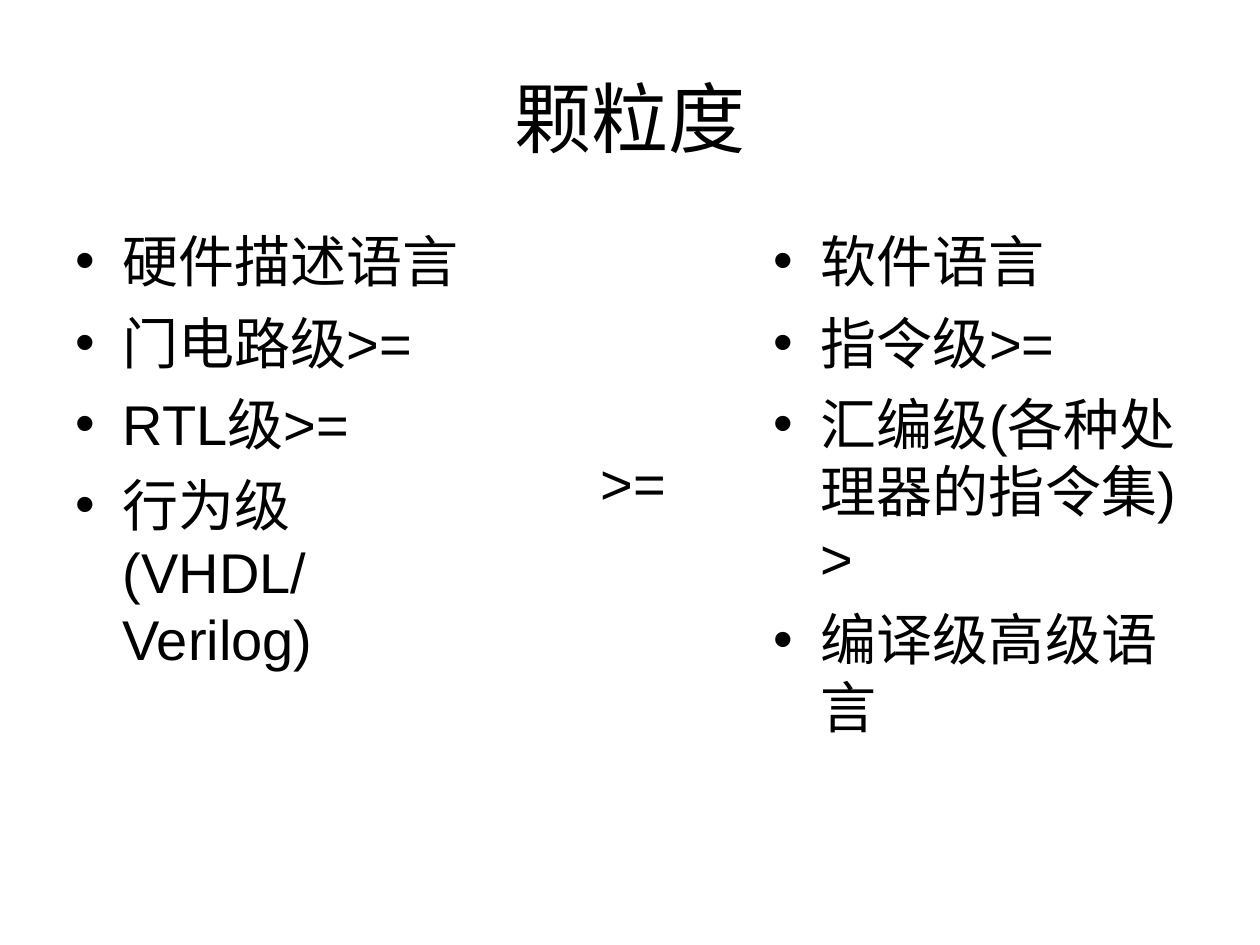
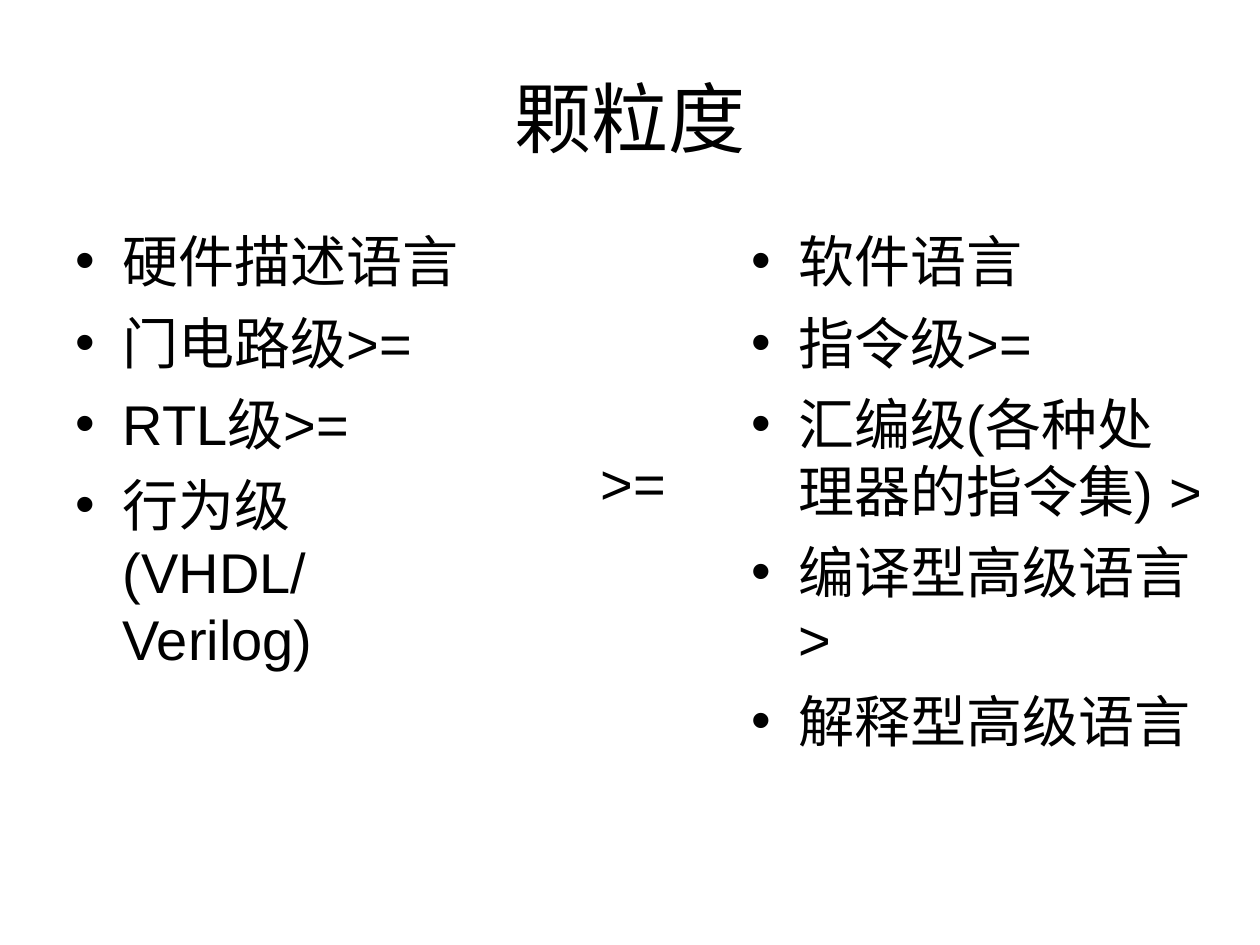
Before and after one commit to KuzuryuYaichi/Speach, a slide deck: slide 4 of 讲课/jk.ppt (slide 6 before the commit). Drawn at 1260x945 pixels with LibreOffice and Linux fonts; fonts in the diff are those of the drawing. Boxes give left, top, right and bottom in pixels: in the first picture for what was removed or moved away, otherwise in the second. Text is boxed around its words. In the diff, an @@ line names an element or a change of style, - is before the commit and + after.

```diff
--- a/讲课/jk.ppt
+++ b/讲课/jk.ppt
@@ text "软件语言": place and size @@
-text "软件语言" at [821,235,1176,733]
+text "软件语言" at [798,235,1190,747]
@@ text at [798,545,1190,747]: text changed @@
-• 编译级高级语言
+• 编译型高级语言>
+• 解释型高级语言
```
Also in this commit, not shown: 3 other slides changed, 2 slides added, 2 slides removed.
